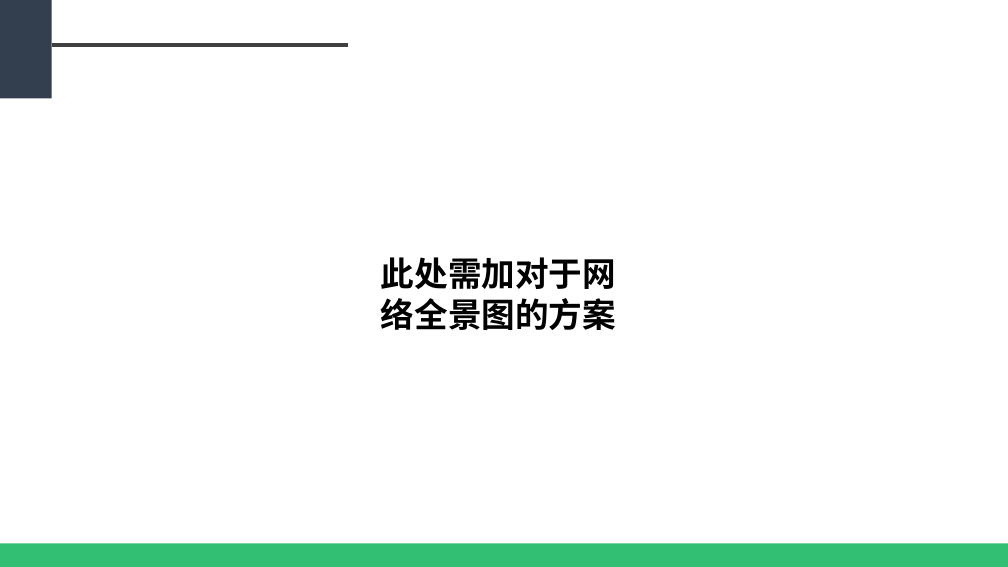
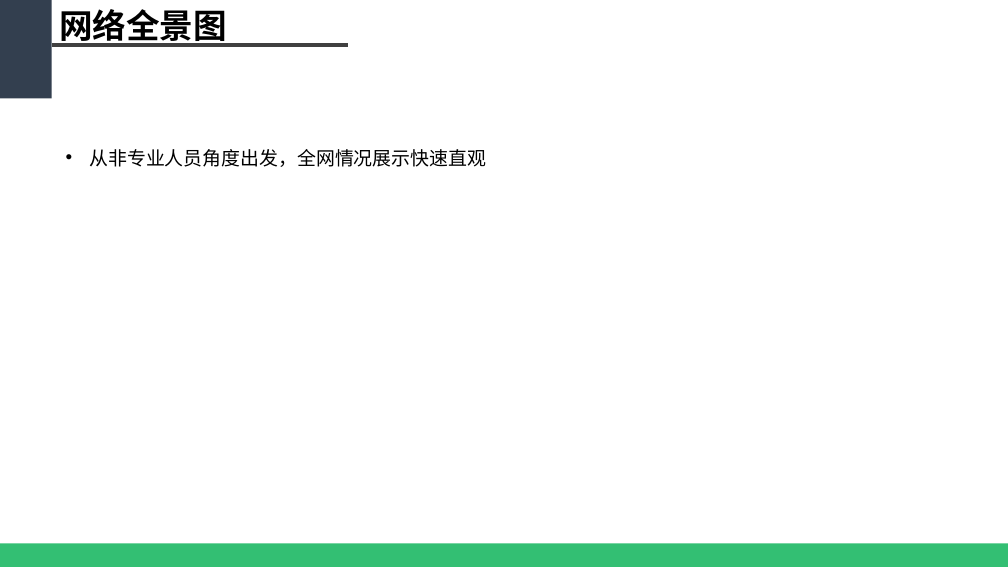
Before and after one commit to WeakX/Ref, a slide deck: slide 3 of 基于大数据的智慧网络运维平台_new.pptx. Drawn at 1008x567 pixels with LibreOffice and Linux fonts; fonts in the diff are those of the drawing. Boxes give left, top, right and bottom in pixels: in the first picture for what was removed or moved away, otherwise in the second. Text is boxed around its words. In the diff, an @@ line names an element or a change of style, - is before the commit and + after.

```diff
--- a/基于大数据的智慧网络运维平台_new.pptx
+++ b/基于大数据的智慧网络运维平台_new.pptx
@@ text added at bbox=[59, 3, 227, 47], 32 pt, text #000000, bold @@
+网络全景图
@@ text added at bbox=[89, 149, 486, 167], 18 pt, text #000000 @@
+• 从非专业人员角度出发，全网情况展示快速直观
@@ text removed at bbox=[381, 257, 616, 330] @@
-此处需加对于网络全景图的方案
```
Also in this commit, not shown: 1 other slide changed, 3 other files.
